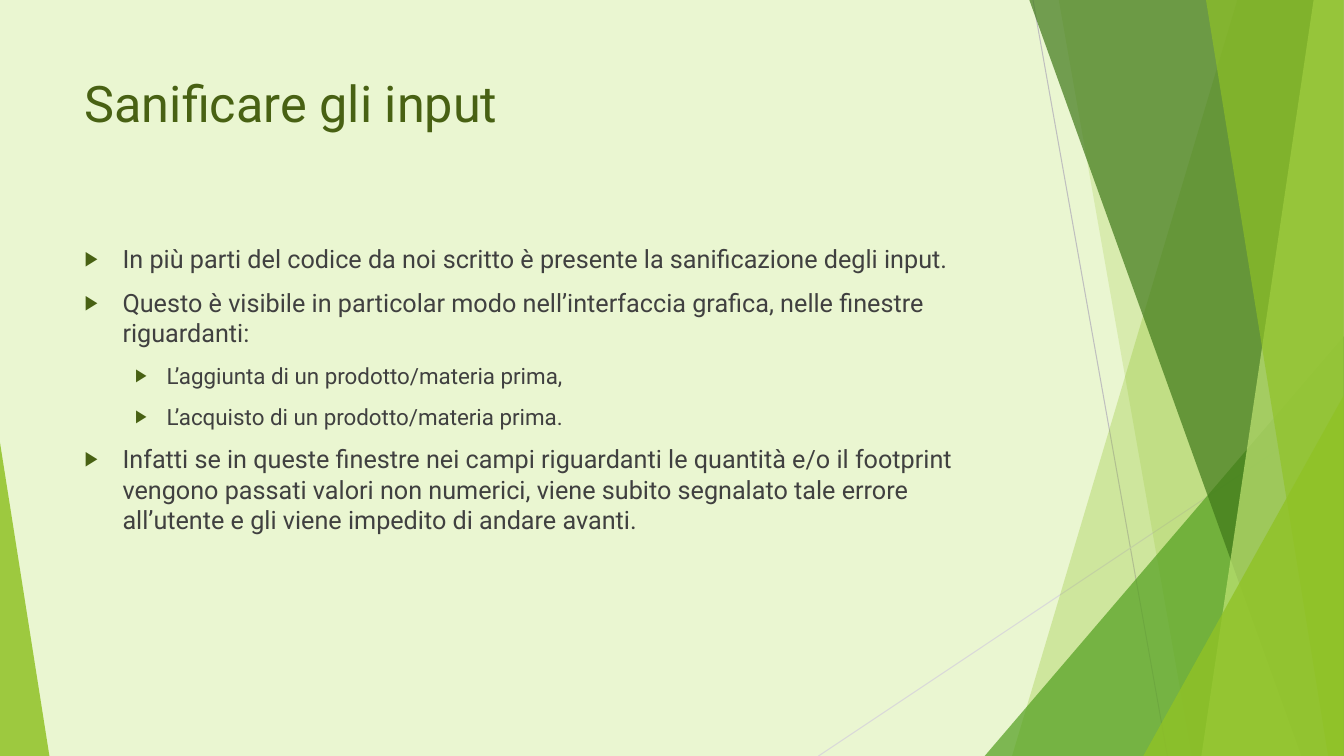
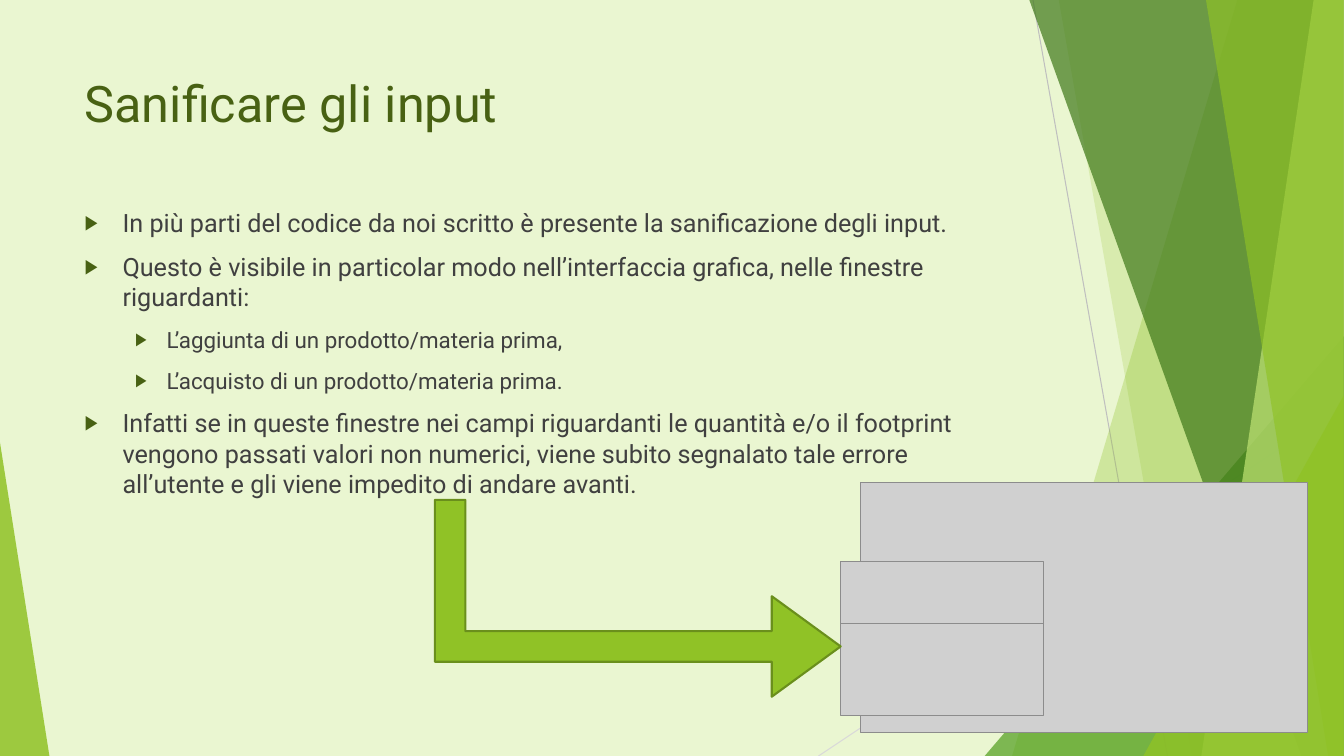
Before and after one commit to ChiaraAmalia/solidityproj, a slide deck: slide 10 of documenti/Footprint calculator.pptx. Drawn at 1344x756 pixels with LibreOffice and Linux fonts; fonts in the diff are those of the drawing; grey boxes stand for pictures. Boxes give left, top, right and bottom in pixels: in the first picture for what was removed or moved away, otherwise in the second. Text is boxed around its words. In the diff, an @@ line names an element or a change of style, - is before the commit and + after.

```diff
--- a/documenti/Footprint calculator.pptx
+++ b/documenti/Footprint calculator.pptx
@@ text "In più parti del codice ...": place and size @@
-text "In più parti del codice ..." at [123,249,952,535]
+text "In più parti del codice ..." at [123,213,952,499]
@@ bent up arrow added at [435,500,841,697], fill #90C226, outline #6B901C 1.5 pt @@
@@ picture added at [860,482,1308,732] @@
@@ picture added at [841,562,1044,653] @@
@@ picture added at [841,623,1044,715] @@
```
Also in this commit, not shown: 2 other slides changed.
